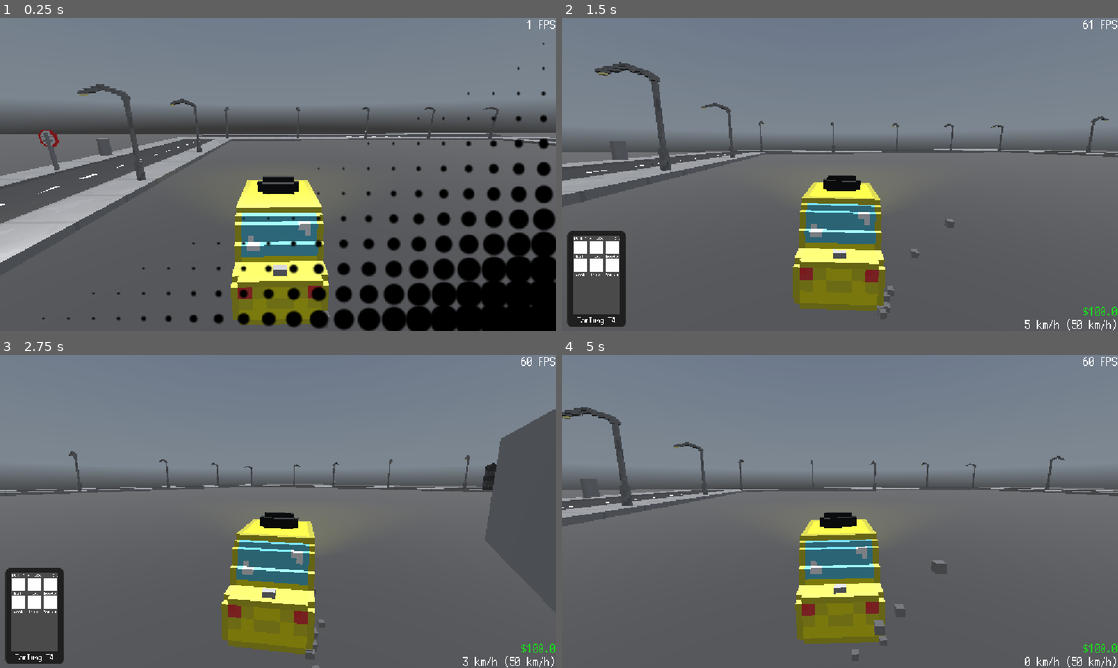
Above: before the commit, frames 1-4 (two rows, left to right).
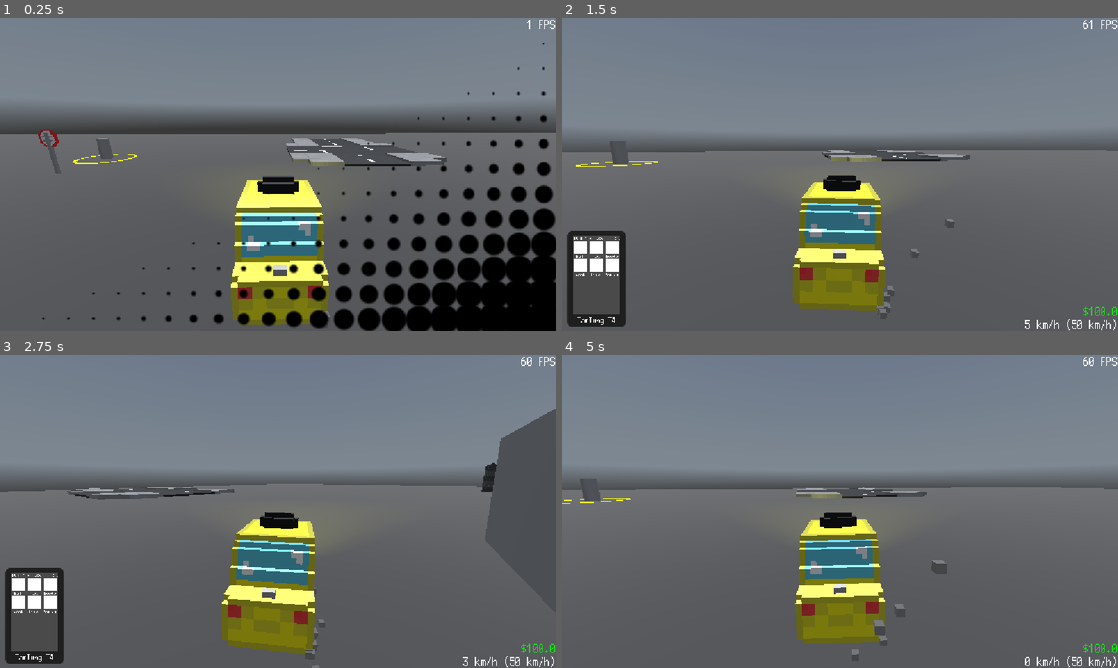
Above: after the commit, the same moments.

Repository: RafaeloxMC/super-taxi-sim
Game: Godot game, scene res://scenes/map/world.tscn
Two runs of this game, one before a commit and one after it. Both use one fixed random seed, a clock stepped at 60 frames per second and the inputs below. This scene is started directly instead of the project's main scene. A sky picture missing from this copy of the repository is replaced by a grey-blue gradient.
Inputs (mouse positions are in pixels of both pictures, inside the frame that each line leads up to):
- Up to frame 1 (0.25 s): no input
- Up to frame 2 (1.5 s): tap Enter at 0.5 s; move the mouse to (962, 158) at 0.52 s; hold D (steer_right) 0.53-1.28 s; tap Q (phone) at 0.6 s; click (962, 158) at 0.67 s; move the mouse to (840, 174) at 1.27 s; hold S (brake) from 1.28 s (still down); tap Alt at 1.35 s; click (840, 174) at 1.42 s
- Up to frame 3 (2.75 s): move the mouse to (333, 442) at 2.02 s; release S (brake) at 2.03 s; hold D (steer_right) from 2.03 s (still down); tap Shift at 2.1 s
- Up to frame 4 (5 s): move the mouse to (812, 574) at 2.77 s; release D (steer_right) at 2.78 s; hold W (accelerate) 2.78-3.53 s; tap Q (phone) at 2.85 s; click (812, 574) at 2.92 s; move the mouse to (1006, 558) at 3.52 s; hold A (steer_left) from 3.53 s (still down); tap Alt at 3.6 s; move the mouse to (673, 464) at 4.27 s; tap Shift at 4.35 s

The runs differ from the first frame. In frame 1, 7.9% of the frame differs, in the area x 0-100%, y 21-79%; in frame 2, 5.0%; in frame 3, 1.6%; in frame 4, 3.6%.

Commit message:
Add sidewalk for crossing

Diff:
--- a/scenes/map/crossing.tscn
+++ b/scenes/map/crossing.tscn
@@ -1,11 +1,12 @@
-[gd_scene load_steps=3 format=3 uid="uid://csyk8ot10f2on"]
+[gd_scene load_steps=4 format=3 uid="uid://csyk8ot10f2on"]
 
 [ext_resource type="PackedScene" uid="uid://ba27qug3gu04q" path="res://assets/models/crossing.gltf" id="1_xkhtm"]
+[ext_resource type="PackedScene" uid="uid://vmh4c2typ7p5" path="res://assets/models/sidewalk_crossing.gltf" id="2_2gjqv"]
 
 [sub_resource type="BoxShape3D" id="BoxShape3D_qghrd"]
 size = Vector3(20, 0.25, 8)
 
-[node name="Street" type="StaticBody3D"]
+[node name="Crossing" type="StaticBody3D"]
 
 [node name="Model" parent="." instance=ExtResource("1_xkhtm")]
 transform = Transform3D(0.25, 0, 0, 0, 0.25, 0, 0, 0, 0.25, 0, 0, 0)
@@ -17,3 +18,15 @@
 [node name="CollisionShape3D2" type="CollisionShape3D" parent="."]
 transform = Transform3D(-4.371139e-08, 0, -1, 0, 1, 0, 1, 0, -4.371139e-08, -0.00048828125, 0.12496948, -0.00012207031)
 shape = SubResource("BoxShape3D_qghrd")
+
+[node name="sidewalk_crossing" parent="." instance=ExtResource("2_2gjqv")]
+transform = Transform3D(0.25, 0, 0, 0, 0.5, 0, 0, 0, 0.25, 8, 0, -8)
+
+[node name="sidewalk_crossing2" parent="." instance=ExtResource("2_2gjqv")]
+transform = Transform3D(-1.0927847e-08, 0, -0.25, 0, 0.5, 0, 0.25, 0, -1.0927847e-08, 8, 0, 8)
+
+[node name="sidewalk_crossing3" parent="." instance=ExtResource("2_2gjqv")]
+transform = Transform3D(-0.25, 0, 2.1855694e-08, 0, 0.5, 0, -2.1855694e-08, 0, -0.25, -8, 0, 8)
+
+[node name="sidewalk_crossing4" parent="." instance=ExtResource("2_2gjqv")]
+transform = Transform3D(3.278354e-08, 0, 0.25, 0, 0.5, 0, -0.25, 0, 3.278354e-08, -8, 0, -8)
--- a/scenes/map/world.tscn
+++ b/scenes/map/world.tscn
@@ -10,9 +10,8 @@
 [ext_resource type="PackedScene" uid="uid://485hl1qoq5nu" path="res://scenes/car.tscn" id="7_il0qy"]
 [ext_resource type="PackedScene" uid="uid://drmx08ct1gjwk" path="res://scenes/character.tscn" id="8_haap5"]
 [ext_resource type="PackedScene" uid="uid://deptlkjmquk5d" path="res://scenes/dropoff_location.tscn" id="9_p7bq3"]
-[ext_resource type="PackedScene" uid="uid://cq6bggfebbami" path="res://scenes/map/street_lamp.tscn" id="11_5kusv"]
 [ext_resource type="PackedScene" uid="uid://cjkknmm2vk7wt" path="res://scenes/map/speed_sign.tscn" id="12_3obwu"]
-[ext_resource type="PackedScene" uid="uid://bxgamf8626q2l" path="res://scenes/map/street_with_lamp.tscn" id="13_mp5fl"]
+[ext_resource type="PackedScene" uid="uid://drvmdqgo2qr2s" path="res://scenes/map/street.tscn" id="14_il0qy"]
 [ext_resource type="PackedScene" uid="uid://bxgp3kvw1iiqi" path="res://scenes/map/house_wall.tscn" id="14_p1kjr"]
 [ext_resource type="PackedScene" uid="uid://csyk8ot10f2on" path="res://scenes/map/crossing.tscn" id="15_il0qy"]
 
@@ -77,54 +76,6 @@
 
 [node name="Streets" type="Node3D" parent="TemporaryMap"]
 
-[node name="Row" type="Node3D" parent="TemporaryMap/Streets"]
-transform = Transform3D(1, 0, 0, 0, 1, 0, 0, 0, 1, 0, 0, -13.224682)
-
-[node name="StreetWithLamp" parent="TemporaryMap/Streets/Row" instance=ExtResource("13_mp5fl")]
-transform = Transform3D(1, 0, 0, 0, 1, 0, 0, 0, 1, 18.414364, 0.5, -24.697567)
-
-[node name="StreetWithLamp2" parent="TemporaryMap/Streets/Row" instance=ExtResource("13_mp5fl")]
-transform = Transform3D(1, 0, 0, 0, 1, 0, 0, 0, 1, 18.414, 0.5, 7.302)
-
-[node name="StreetWithLamp3" parent="TemporaryMap/Streets/Row" instance=ExtResource("13_mp5fl")]
-transform = Transform3D(1, 0, 0, 0, 1, 0, 0, 0, 1, 18.414753, 0.5, 39.255432)
-
-[node name="Row2" type="Node3D" parent="TemporaryMap/Streets"]
-transform = Transform3D(-4.371139e-08, 0, 1, 0, 1, 0, -1, 0, -4.371139e-08, -44.886868, 0, -27.505842)
-
-[node name="StreetWithLamp" parent="TemporaryMap/Streets/Row2" instance=ExtResource("13_mp5fl")]
-transform = Transform3D(1, 0, 0, 0, 1, 0, 0, 0, 1, 18.414364, 0.5, -24.697567)
-
-[node name="StreetWithLamp2" parent="TemporaryMap/Streets/Row2" instance=ExtResource("13_mp5fl")]
-transform = Transform3D(1, 0, 0, 0, 1, 0, 0, 0, 1, 18.414, 0.5, 7.302)
-
-[node name="StreetWithLamp3" parent="TemporaryMap/Streets/Row2" instance=ExtResource("13_mp5fl")]
-transform = Transform3D(1, 0, 0, 0, 1, 0, 0, 0, 1, 18.414, 0.5, 39.302)
-
-[node name="Row3" type="Node3D" parent="TemporaryMap/Streets"]
-transform = Transform3D(1, 0, 0, 0, 1, 0, 0, 0, 1, -87.99878, 0, -13.224682)
-
-[node name="StreetWithLamp" parent="TemporaryMap/Streets/Row3" instance=ExtResource("13_mp5fl")]
-transform = Transform3D(1, 0, 0, 0, 1, 0, 0, 0, 1, 18.414364, 0.5, -24.697567)
-
-[node name="StreetWithLamp2" parent="TemporaryMap/Streets/Row3" instance=ExtResource("13_mp5fl")]
-transform = Transform3D(1, 0, 0, 0, 1, 0, 0, 0, 1, 18.414, 0.5, 7.302)
-
-[node name="StreetWithLamp3" parent="TemporaryMap/Streets/Row3" instance=ExtResource("13_mp5fl")]
-transform = Transform3D(1, 0, 0, 0, 1, 0, 0, 0, 1, 18.414753, 0.5, 39.255432)
-
-[node name="Row4" type="Node3D" parent="TemporaryMap/Streets"]
-transform = Transform3D(-4.371139e-08, 0, 1, 0, 1, 0, -1, 0, -4.371139e-08, -44.886868, 0, 76.44518)
-
-[node name="StreetWithLamp" parent="TemporaryMap/Streets/Row4" instance=ExtResource("13_mp5fl")]
-transform = Transform3D(1, 0, 0, 0, 1, 0, 0, 0, 1, 18.414364, 0.5, -24.697567)
-
-[node name="StreetWithLamp2" parent="TemporaryMap/Streets/Row4" instance=ExtResource("13_mp5fl")]
-transform = Transform3D(1, 0, 0, 0, 1, 0, 0, 0, 1, 18.414, 0.5, 7.302)
-
-[node name="StreetWithLamp3" parent="TemporaryMap/Streets/Row4" instance=ExtResource("13_mp5fl")]
-transform = Transform3D(1, 0, 0, 0, 1, 0, 0, 0, 1, 18.414, 0.5, 39.302)
-
 [node name="DirectionalLight3D" type="DirectionalLight3D" parent="."]
 transform = Transform3D(1, 0, 0, 0, -4.371139e-08, 1, 0, -1, -4.371139e-08, 0, 11.245623, 0)
 light_angular_distance = 32.75
@@ -133,57 +84,6 @@
 environment = ExtResource("2_00fvi")
 
 [node name="Lamps" type="Node3D" parent="."]
-
-[node name="StreetLamp" parent="Lamps" instance=ExtResource("11_5kusv")]
-transform = Transform3D(0.75, 0, 0, 0, 0.75, 0, 0, 0, 0.75, -7.11, 0.48137075, 52.746593)
-
-[node name="StreetLamp2" parent="Lamps" instance=ExtResource("11_5kusv")]
-transform = Transform3D(0.75, 0, 0, 0, 0.75, 0, 0, 0, 0.75, 11.833193, 0.48137075, 52.746803)
-
-[node name="StreetLamp3" parent="Lamps" instance=ExtResource("11_5kusv")]
-transform = Transform3D(0.75, 0, 0, 0, 0.75, 0, 0, 0, 0.75, -25.645296, 0.48137075, 52.746803)
-
-[node name="StreetLamp4" parent="Lamps" instance=ExtResource("11_5kusv")]
-transform = Transform3D(0.75, 0, 0, 0, 0.75, 0, 0, 0, 0.75, -43.07625, 0.48137075, 52.746803)
-
-[node name="StreetLamp5" parent="Lamps" instance=ExtResource("11_5kusv")]
-transform = Transform3D(0.75, 0, 0, 0, 0.75, 0, 0, 0, 0.75, -60.230316, 0.48137075, 52.746803)
-
-[node name="StreetLamp6" parent="Lamps" instance=ExtResource("11_5kusv")]
-transform = Transform3D(-0.75, 0, -1.13246855e-07, 0, 0.75, 0, 1.13246855e-07, 0, -0.75, -7.109619, 0.48137075, -40.6091)
-
-[node name="StreetLamp7" parent="Lamps" instance=ExtResource("11_5kusv")]
-transform = Transform3D(-0.75, 0, -1.13246855e-07, 0, 0.75, 0, 1.13246855e-07, 0, -0.75, 11.833193, 0.48137075, -40.6091)
-
-[node name="StreetLamp8" parent="Lamps" instance=ExtResource("11_5kusv")]
-transform = Transform3D(-0.75, 0, -1.13246855e-07, 0, 0.75, 0, 1.13246855e-07, 0, -0.75, -25.645296, 0.48137075, -40.6091)
-
-[node name="StreetLamp9" parent="Lamps" instance=ExtResource("11_5kusv")]
-transform = Transform3D(-0.75, 0, -1.13246855e-07, 0, 0.75, 0, 1.13246855e-07, 0, -0.75, -43.07625, 0.48137075, -40.6091)
-
-[node name="StreetLamp10" parent="Lamps" instance=ExtResource("11_5kusv")]
-transform = Transform3D(-0.75, 0, -1.13246855e-07, 0, 0.75, 0, 1.13246855e-07, 0, -0.75, -58.256374, 0.48137075, -40.6091)
-
-[node name="StreetLamp11" parent="Lamps" instance=ExtResource("11_5kusv")]
-transform = Transform3D(-3.278354e-08, 0, -0.75, 0, 0.75, 0, 0.75, 0, -3.278354e-08, -64.76123, 0.48137075, -16.172916)
-
-[node name="StreetLamp12" parent="Lamps" instance=ExtResource("11_5kusv")]
-transform = Transform3D(-3.278354e-08, 0, -0.75, 0, 0.75, 0, 0.75, 0, -3.278354e-08, -64.76123, 0.48137075, 0.39247322)
-
-[node name="StreetLamp13" parent="Lamps" instance=ExtResource("11_5kusv")]
-transform = Transform3D(-3.278354e-08, 0, -0.75, 0, 0.75, 0, 0.75, 0, -3.278354e-08, -64.76123, 0.48137075, 16.776602)
-
-[node name="StreetLamp14" parent="Lamps" instance=ExtResource("11_5kusv")]
-transform = Transform3D(-3.278354e-08, 0, -0.75, 0, 0.75, 0, 0.75, 0, -3.278354e-08, -64.76123, 0.48137075, 32.21723)
-
-[node name="StreetLamp16" parent="Lamps" instance=ExtResource("11_5kusv")]
-transform = Transform3D(-3.278354e-08, 0, 0.75, 0, 0.75, 0, -0.75, 0, -3.278354e-08, 13.139553, 0.48137075, -2.5453186)
-
-[node name="StreetLamp17" parent="Lamps" instance=ExtResource("11_5kusv")]
-transform = Transform3D(-3.278354e-08, 0, 0.75, 0, 0.75, 0, -0.75, 0, -3.278354e-08, 13.139553, 0.48137075, 13.83881)
-
-[node name="StreetLamp18" parent="Lamps" instance=ExtResource("11_5kusv")]
-transform = Transform3D(-3.278354e-08, 0, 0.75, 0, 0.75, 0, -0.75, 0, -3.278354e-08, 13.139553, 0.48137075, 29.27944)
 
 [node name="Camera3D" type="Camera3D" parent="." node_paths=PackedStringArray("target")]
 transform = Transform3D(-1, 0, -8.742278e-08, 0, 1, 0, 8.742278e-08, 0, -1, 0, 9.123532, 0)
@@ -225,5 +125,8 @@
 [node name="House" parent="." instance=ExtResource("14_p1kjr")]
 transform = Transform3D(-6.556708e-08, 0, -1.5, 0, 1.5, 0, 1.5, 0, -6.556708e-08, 27.227303, 0.5, -23.599686)
 
-[node name="Street" parent="." instance=ExtResource("15_il0qy")]
-transform = Transform3D(1, 0, 0, 0, 1, 0, 0, 0, 1, 20, 0.5, -73)
+[node name="Street" parent="." instance=ExtResource("14_il0qy")]
+transform = Transform3D(1, 0, 0, 0, 1, 0, 0, 0, 1, -13, 1, 43)
+
+[node name="Crossing" parent="." instance=ExtResource("15_il0qy")]
+transform = Transform3D(1, 0, 0, 0, 1, 0, 0, 0, 1, -13, 1, 29)
Not shown, added: assets/models/sidewalk_crossing.gltf
Not shown, added: assets/models/sidewalk_crossing.gltf.import
Not shown: 1 places in scenes/map/world.tscn that only renumber resources
Not shown, added: assets/models/gox/sidewalk_crossing.gox
